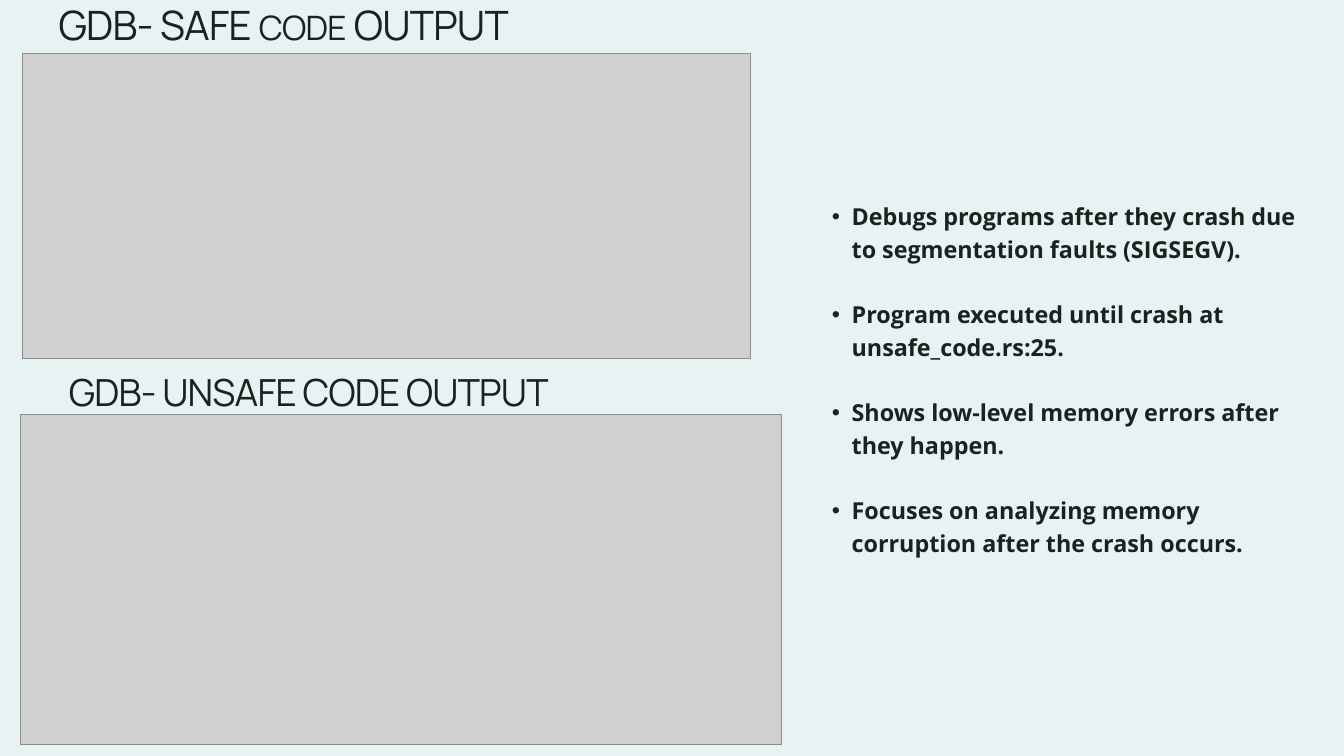
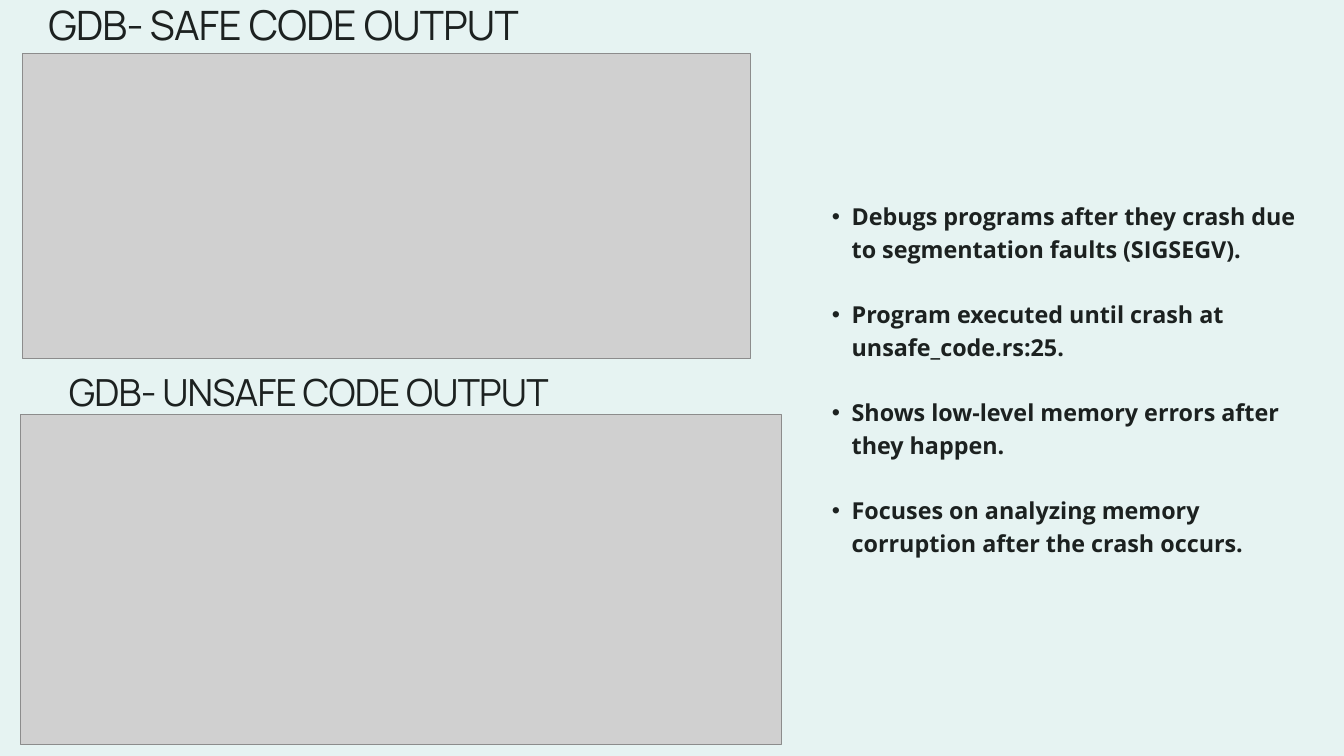
Before and after one commit to viseshb/Rust-System-Programming-Vulnerabilities-Detection-Using-Dynamic-Debugging, a slide deck: slide 14 of Operating Systems_Project.pptx (slide 13 before the commit). Drawn at 1344x756 pixels with LibreOffice and Linux fonts; fonts in the diff are those of the drawing; grey boxes stand for pictures; background and template pictures are left out. Boxes give left, top, right and bottom in pixels: in the first picture for what was removed or moved away, otherwise in the second. Text is boxed around its words. In the diff, an @@ line names an element or a change of style, - is before the commit and + after.

```diff
--- a/Operating Systems_Project.pptx
+++ b/Operating Systems_Project.pptx
@@ freeform shape at (x1=0, y1=0, x2=1344, y2=756): outline redrawn @@
@@ text "GDB- SAFE CODE OUTPUT" at (x1=48, y1=10, x2=519, y2=41): size 36 to 44 pt in "CODE" @@
```
Also in this commit, not shown: 2 other slides changed, 1 slide added, 3 other files.
